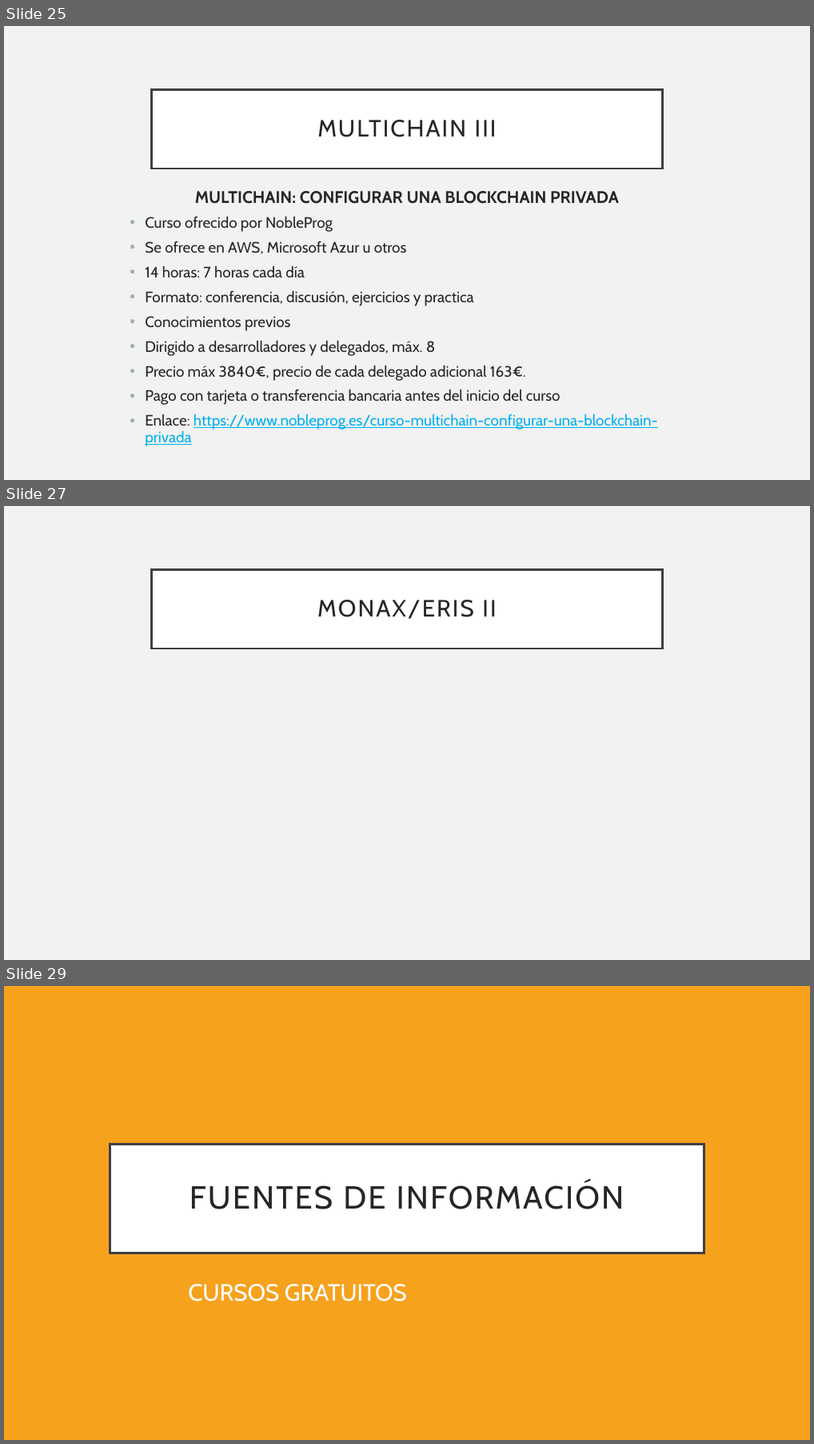
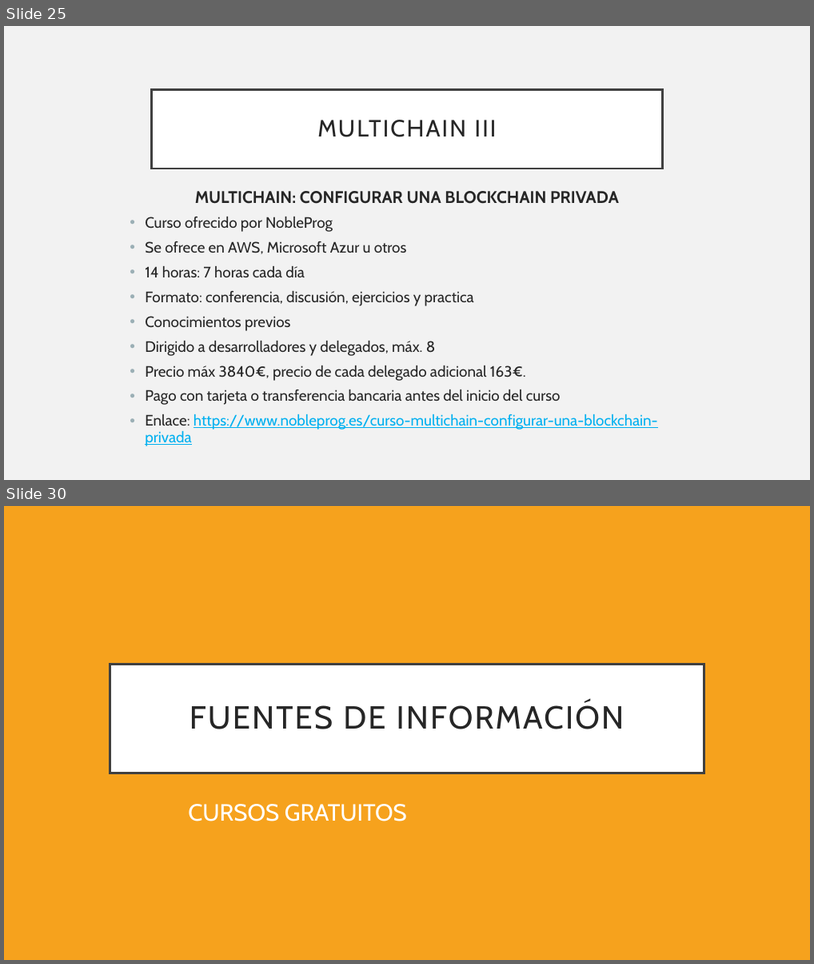
Before and after one commit to alex7dm/DTE_T1_OpenSourceBlockchain, a slide deck: OPEN SOURCE BLOCKCHAIN.pptx. Shown one above the other, each under a label of ours: slides 25, 27 and 29 before the commit, slides 25 and 30 after it; the slides between them are not shown. The pictures are 814x1444 and 814x964 pixels, drawn with LibreOffice and Linux fonts; fonts in the diff are those of the drawing. Boxes give left, top, right and bottom in pixels: in the first picture for what was removed or moved away, otherwise in the second. Text is boxed around its words. In the diff, an @@ line names an element or a change of style, - is before the commit and + after.

```diff
--- a/OPEN SOURCE BLOCKCHAIN.pptx
+++ b/OPEN SOURCE BLOCKCHAIN.pptx
@@ slide 27 removed at (4,506,810,960), background #F2F2F2 @@
@@ title removed at (152,569,662,648) @@
-MONAX/ERIS II
@@ what was slide 29 is now slide 30 @@
```
Also in this commit, not shown: 2 slides changed, 5 slides added, 3 other slides removed.
